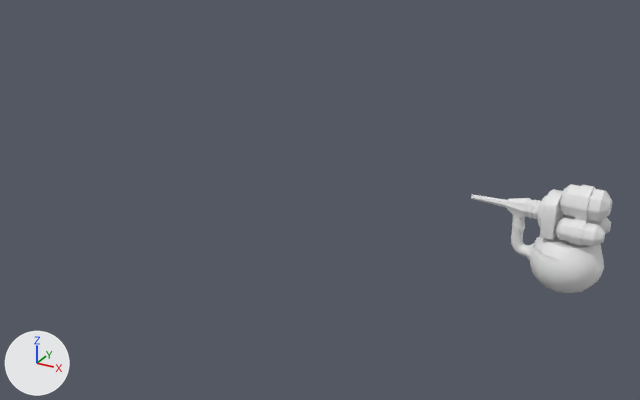
Two versions of the FBX model NightDefence/Assets/Art/Models/freeze/freeze top.fbx, one commit apart.
The view is the same before and after, from a 50 mm camera at (12.0, -58.2, 32.5) aimed at (-18.6, -2.7, 4.7). Arrows for +X, +Y and +Z are at lower left; the lights stay in place. Where no turn or scale is listed for an object, it has been applied to the vertices.
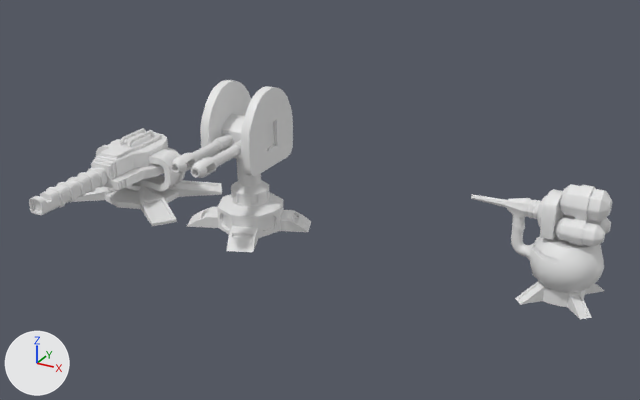
Commit message: freezetop fix

Where the newer file only moved an object's origin or applied its transform, the numbers keep the older frame.

Where the change shows, as pixel boxes [x1, y1, x2, y2] in the pictures (640 x 400 px):
'top gunno', added: after [170, 80, 293, 178]
'Cube.001', added: after [29, 128, 185, 215]
'base gunno', added: after [186, 169, 311, 252]
'Cube.000', added: after [73, 180, 222, 226]
'Cylinder.000', added: after [515, 274, 604, 319]

What the commit changed:
Mesh me_cube_001 is new.
It has 497 vertices, 511 faces and spans x -5.49..5.14, y -5.32..5.64, z 0.0..5.23.
Mesh me_cylinder_002 is new.
It has 90 vertices, 80 faces and spans x -2.76..2.76, y -2.76..2.76, z 0.0..1.16.
Mesh me_cube_000 is new.
It has 180 vertices, 178 faces and spans x -6.51..6.51, y -5.13..5.13, z 0.0..3.16.
Mesh me_cube_004 is new.
It has 1946 vertices, 2019 faces and spans x -4.3..4.3, y -12.8..3.6, z 0.0..6.0.
Mesh me_cube_003 is new.
It has 795 vertices, 903 faces and spans x -2.34..2.34, y -8.68..3.37, z 0.0..7.25.
Object 'base gunno' (ob_base_gunno) is new; it shows me_cube_001.
Its location is (-26.86, 0.0, -0.38).
Object 'Cylinder.000' (ob_cylinder_000) is new; it shows me_cylinder_002.
Its location is (0.0, 0.0, 0.0).
Object 'Cube.000' (ob_cube_000) is new; it shows me_cube_000.
Its location is (-38.78, 0.0, 0.0).
Object 'Cube.001' (ob_cube_001) is new; it shows me_cube_004.
Its location is (-38.78, 0.0, 0.0).
Object 'top gunno' (ob_top_gunno) is new; it shows me_cube_003.
Its location is (-26.9, 0.0, 4.85).
